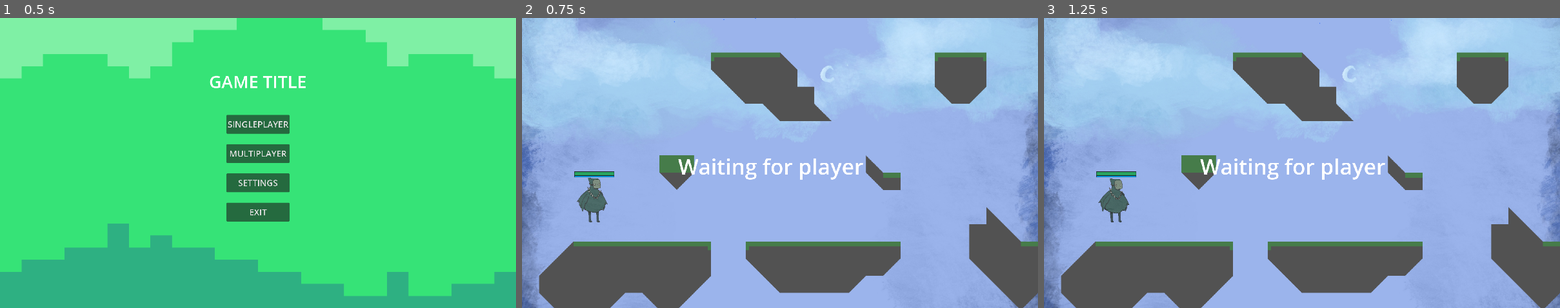
Above: before the commit, frames 1-3 (left to right).
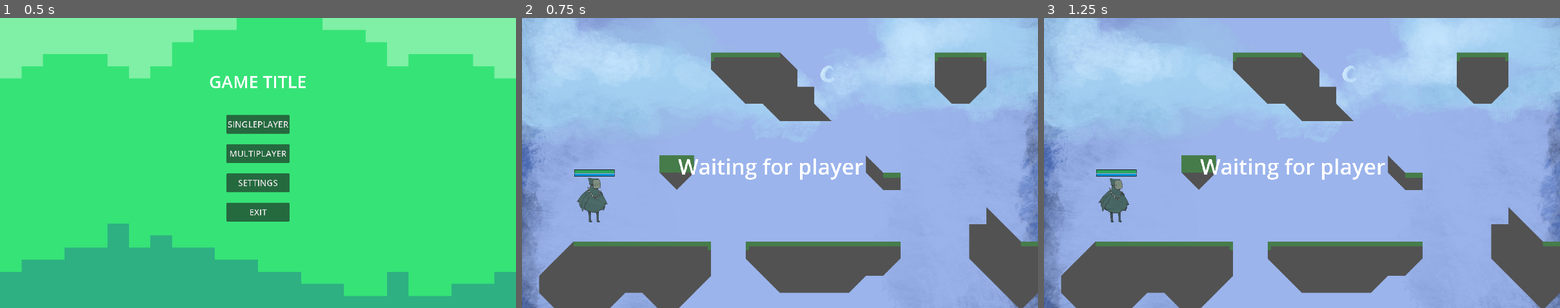
Above: after the commit, the same moments.

Repository: RealityGalaxy/Varis
Game: Godot game, scene res://scenes/menus/main_menu/main_menu.tscn
The game is run twice, just before and just after one commit, with the same random seed, the same clock (stepped at 60 frames per second) and the same inputs. The engine's default icon, where the game draws it, is replaced by a stand-in: a white triangle on a blue panel in a dark square.
Inputs:
- Up to frame 1 (0.5 s): no input
- Up to frame 2 (0.75 s): click "SINGLEPLAYER" at 0.5 s
- Up to frame 3 (1.25 s): no input

Frame 1 is identical in both runs. In frame 2, 0.2% of the frame differs, in the area x 10-53%, y 0-55%; in frame 3, 0.2%.

Commit message:
Spell List UI
Single spell UI scene with editable attributes: Label[1-5], Image[1-5].

Diff:
--- a/Varis/scenes/character/Character.gd
+++ b/Varis/scenes/character/Character.gd
@@ -141,7 +141,7 @@
 			use_spell.emit(spells[4], player_num, position, mouse_pos, hash_id)
 
 func _physics_process(delta):
-	if !is_multiplayer_authority() or GameStatus.pause_time:
+	if !is_multiplayer_authority() or GameStatus.pause_time or StatManager.get_player_stats(player_num).current_health <= 0:
 		return
 
 	GameStatus.set_player(player_num)
--- a/Varis/scenes/character/char.tscn
+++ b/Varis/scenes/character/char.tscn
@@ -61,17 +61,17 @@
 script = ExtResource("2_iyq3v")
 
 [node name="Healthbar" parent="." instance=ExtResource("2_vik5t")]
-offset_left = -88.75
-offset_top = -108.75
-offset_right = 156.25
-offset_bottom = -87.75
+offset_left = -88.3333
+offset_top = -121.667
+offset_right = 156.667
+offset_bottom = -100.667
 metadata/_edit_use_anchors_ = true
 
 [node name="Manabar" parent="." instance=ExtResource("3_k7jh3")]
-offset_left = -88.75
-offset_top = -83.75
-offset_right = 156.25
-offset_bottom = -76.75
+offset_left = -88.333
+offset_top = -94.667
+offset_right = 156.667
+offset_bottom = -82.667
 metadata/_edit_use_anchors_ = true
 
 [node name="AnimatedSprite2D" type="AnimatedSprite2D" parent="."]
--- a/Varis/scenes/level/level.tscn
+++ b/Varis/scenes/level/level.tscn
@@ -98,6 +98,7 @@
 texture = ExtResource("1_u5atv")
 
 [node name="Rain" parent="." instance=ExtResource("1_3xpcx")]
+visible = false
 z_index = 1
 position = Vector2(1020, 0)
 scale = Vector2(3, 3)
--- /dev/null
+++ b/Varis/scenes/menus/spell_list/spell_list.tscn
@@ -0,0 +1,149 @@
+[gd_scene load_steps=2 format=3 uid="uid://b45ydlouck4io"]
+
+[sub_resource type="CanvasTexture" id="CanvasTexture_plqaq"]
+
+[node name="Spell List" type="Control"]
+layout_mode = 3
+anchors_preset = 15
+anchor_right = 1.0
+anchor_bottom = 1.0
+offset_right = -1460.0
+offset_bottom = -980.0
+grow_horizontal = 2
+grow_vertical = 2
+
+[node name="Background" type="ColorRect" parent="."]
+layout_mode = 0
+offset_right = 460.0
+offset_bottom = 100.0
+color = Color(0, 0, 0, 1)
+
+[node name="ColorRect1" type="ColorRect" parent="Background"]
+layout_mode = 0
+offset_left = 10.0
+offset_top = 10.0
+offset_right = 90.0
+offset_bottom = 90.0
+color = Color(0.188235, 0.188235, 0.188235, 1)
+
+[node name="ColorRect2" type="ColorRect" parent="Background"]
+layout_mode = 0
+offset_left = 100.0
+offset_top = 10.0
+offset_right = 180.0
+offset_bottom = 90.0
+color = Color(0.188235, 0.188235, 0.188235, 1)
+
+[node name="ColorRect3" type="ColorRect" parent="Background"]
+layout_mode = 0
+offset_left = 190.0
+offset_top = 10.0
+offset_right = 270.0
+offset_bottom = 90.0
+color = Color(0.188235, 0.188235, 0.188235, 1)
+
+[node name="ColorRect4" type="ColorRect" parent="Background"]
+layout_mode = 0
+offset_left = 280.0
+offset_top = 10.0
+offset_right = 360.0
+offset_bottom = 90.0
+color = Color(0.188235, 0.188235, 0.188235, 1)
+
+[node name="ColorRect5" type="ColorRect" parent="Background"]
+layout_mode = 0
+offset_left = 370.0
+offset_top = 10.0
+offset_right = 450.0
+offset_bottom = 90.0
+color = Color(0.188235, 0.188235, 0.188235, 1)
+
+[node name="Images" type="Node" parent="."]
+
+[node name="Image1" type="TextureRect" parent="Images"]
+visible = false
+offset_left = 15.0
+offset_top = 15.0
+offset_right = 85.0
+offset_bottom = 85.0
+texture = SubResource("CanvasTexture_plqaq")
+expand_mode = 1
+
+[node name="Image2" type="TextureRect" parent="Images"]
+visible = false
+offset_left = 105.0
+offset_top = 15.0
+offset_right = 175.0
+offset_bottom = 85.0
+texture = SubResource("CanvasTexture_plqaq")
+expand_mode = 1
+
+[node name="Image3" type="TextureRect" parent="Images"]
+visible = false
+offset_left = 195.0
+offset_top = 15.0
+offset_right = 265.0
+offset_bottom = 85.0
+texture = SubResource("CanvasTexture_plqaq")
+expand_mode = 1
+
+[node name="Image4" type="TextureRect" parent="Images"]
+visible = false
+offset_left = 285.0
+offset_top = 15.0
+offset_right = 355.0
+offset_bottom = 85.0
+texture = SubResource("CanvasTexture_plqaq")
+expand_mode = 1
+
+[node name="Image5" type="TextureRect" parent="Images"]
+visible = false
+offset_left = 375.0
+offset_top = 15.0
+offset_right = 445.0
+offset_bottom = 85.0
+texture = SubResource("CanvasTexture_plqaq")
+expand_mode = 1
+
+[node name="Labels" type="Node" parent="."]
+
+[node name="Label1" type="Label" parent="Labels"]
+offset_left = 31.0
+offset_top = 105.0
+offset_right = 71.0
+offset_bottom = 128.0
+text = "LMB"
+horizontal_alignment = 1
+
+[node name="Label2" type="Label" parent="Labels"]
+offset_left = 120.0
+offset_top = 105.0
+offset_right = 160.0
+offset_bottom = 128.0
+text = "RMB"
+horizontal_alignment = 1
+
+[node name="Label3" type="Label" parent="Labels"]
+offset_left = 208.0
+offset_top = 105.0
+offset_right = 248.0
+offset_bottom = 128.0
+text = "Q"
+horizontal_alignment = 1
+
+[node name="Label4" type="Label" parent="Labels"]
+offset_left = 300.0
+offset_top = 105.0
+offset_right = 340.0
+offset_bottom = 128.0
+text = "E"
+horizontal_alignment = 1
+
+[node name="Label5" type="Label" parent="Labels"]
+offset_left = 396.0
+offset_top = 105.0
+offset_right = 436.0
+offset_bottom = 128.0
+text = "R
+"
+horizontal_alignment = 1
